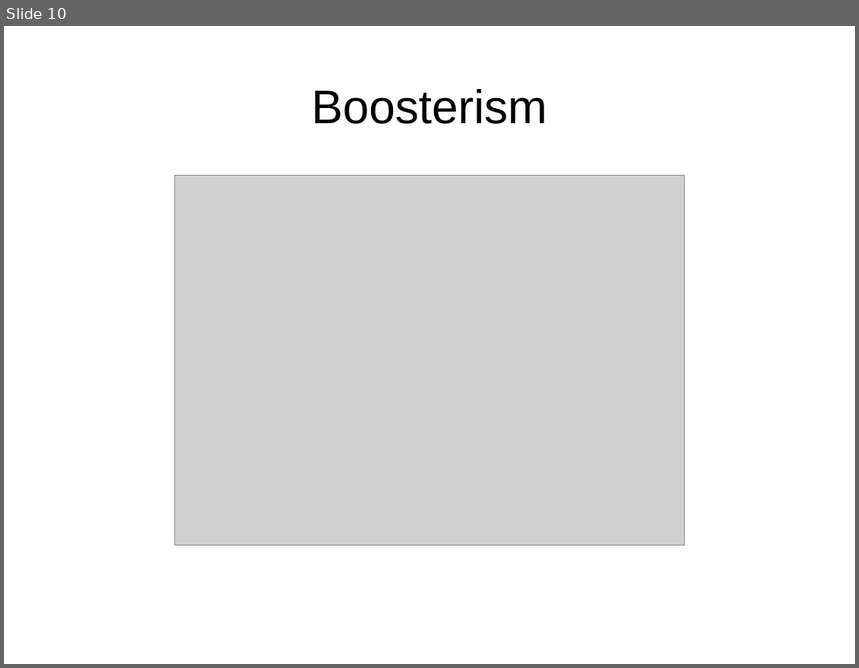
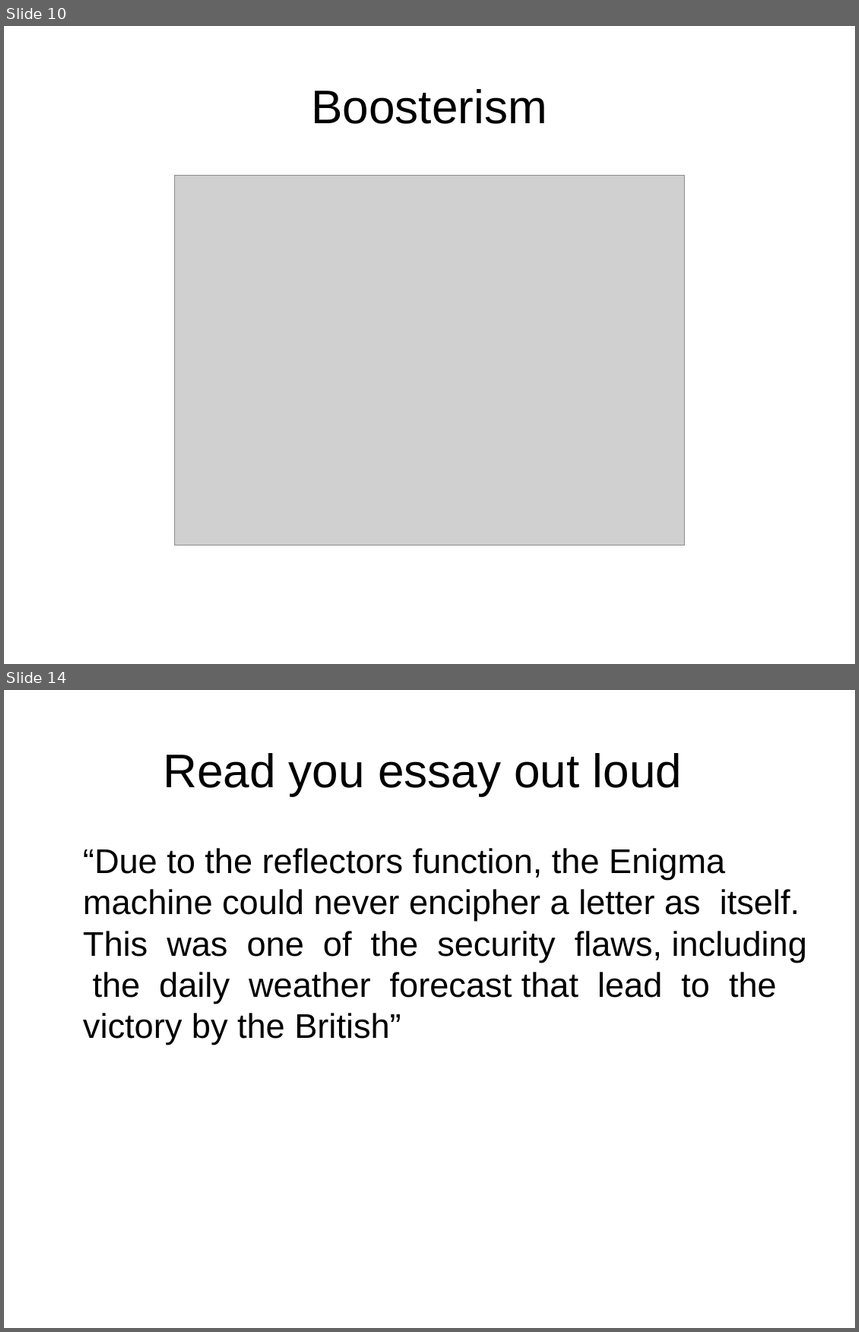
Before and after one commit to conorhoughton/COMS12303, a slide deck: 2017_18/CJH_3_Feedback/CJH_3_Feedback.odp. Shown one above the other, each under a label of ours: slide 10 before the commit, slides 10 and 14 after it; the slides between them are not shown. The pictures are 859x668 and 859x1332 pixels, drawn with LibreOffice and Linux fonts; fonts in the diff are those of the drawing; grey boxes stand for pictures. Boxes give left, top, right and bottom in pixels: in the first picture for what was removed or moved away, otherwise in the second. Text is boxed around its words. In the diff, an @@ line names an element or a change of style, - is before the commit and + after.

```diff
--- a/2017_18/CJH_3_Feedback/CJH_3_Feedback.odp
+++ b/2017_18/CJH_3_Feedback/CJH_3_Feedback.odp
@@ slide 14 added at box(4, 690, 855, 1328), background #FFFFFF @@
@@ title added at box(163, 753, 682, 796), 44 pt, text #000000 @@
+Read you essay out loud
@@ text added at box(83, 848, 807, 1045), 32 pt, text #000000 @@
+“Due to the reflectors function, the Enigma machine could never encipher a letter as itself. This was one of the security flaws, including the daily weather forecast that lead to the victory by the British”
```
Also in this commit, not shown: 3 other slides added, 1 other file.
